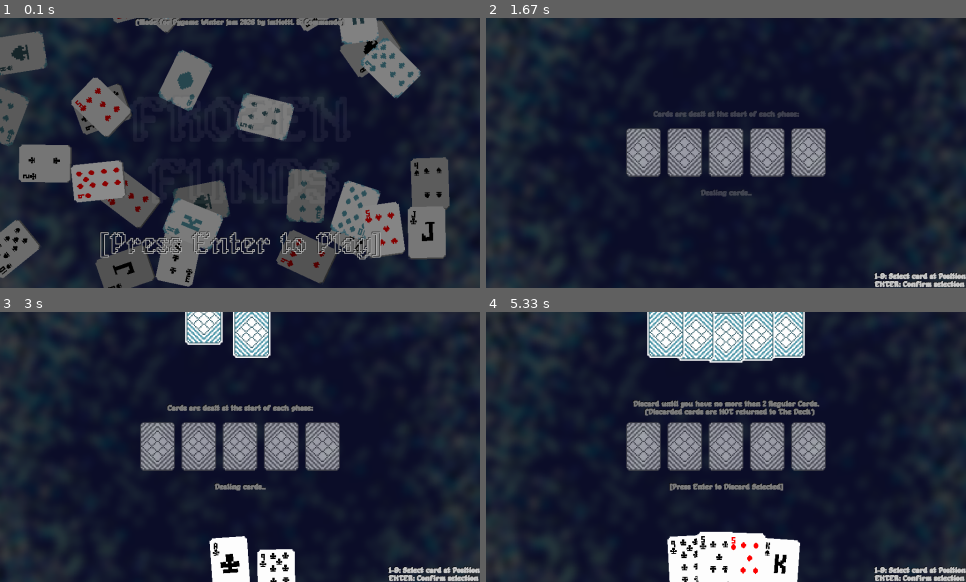
Above: before the commit, frames 1-4 (two rows, left to right).
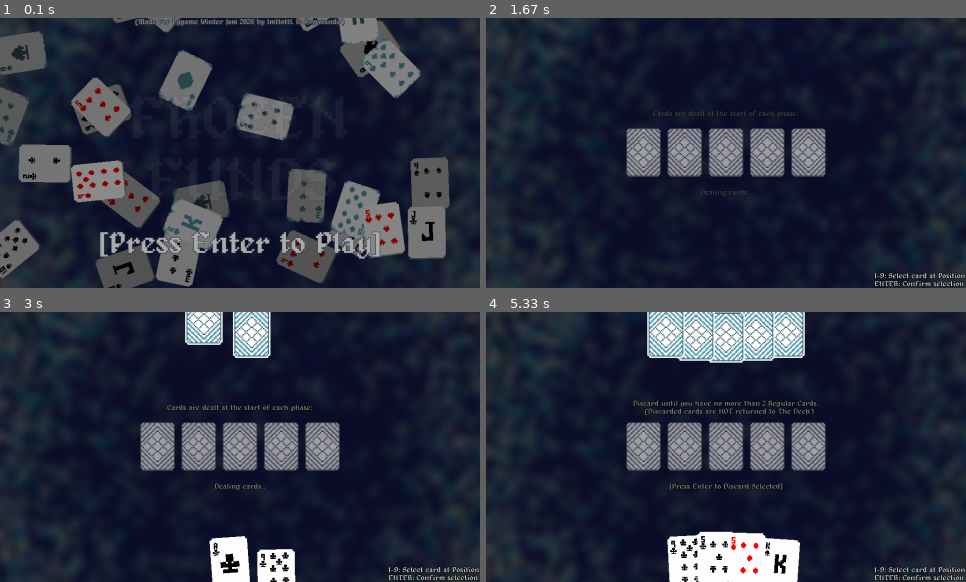
Above: after the commit, the same moments.

Repository: Lucas-Platt-Nott/pygame-winter-jam-2026
Game: pygame game, started from main.py
Two runs of this game, one before a commit and one after it. Both use one fixed random seed, a clock stepped at 60 frames per second and the inputs below.
Inputs (mouse positions are in pixels of both pictures, inside the frame that each line leads up to):
- Up to frame 1 (0.1 s): no input
- Up to frame 2 (1.67 s): tap Enter at 0.33 s; move the mouse to (798, 58) at 1.2 s
- Up to frame 3 (3 s): tap Enter at 1.67 s
- Up to frame 4 (5.33 s): tap 1 at 4.57 s; tap Enter at 4.9 s; click (654, 525) at 5.28 s

The runs differ from the first frame. In frame 1, 2.7% of the frame differs, in the area x 20-80%, y 0-90%; in frame 2, 1.0%; in frame 3, 1.2%; in frame 4, 2.0%.

Commit message:
Unfucked the text

Diff:
--- a/assets.py
+++ b/assets.py
@@ -22,9 +22,8 @@
     if old_outline != 0:
         font.outline = 0
 
+    base_text_surf = font.render(text, True, text_color)
     font.outline = outline_width
-
-    base_text_surf = font.render(text, True, text_color)
     outlined_text_surf = font.render(text, True, outline_color)
 
     outlined_text_surf.blit(base_text_surf, (outline_width, outline_width))
@@ -51,8 +50,8 @@
 
 # Load text
 Images.register_image(render_outlined(alagard_large, "FROZEN\n FUNDS", (255, 255, 255), (41, 51, 61), 4), "title")
-Images.register_image(render_outlined(alagard_small, "(Made for Pygame Winter Jam 2026 by ImNottL & Commando)", (125, 125, 125), (1, 1, 1), 1), "credits")
-Images.register_image(render_outlined(alagard, "[Press Enter to Play]", (175, 175, 175), (1, 1, 1), 1), "title_prompt")
+Images.register_image(render_outlined(alagard_small, "(Made for Pygame Winter Jam 2026 by ImNottL & Commando)", (125, 125, 125), (41, 51, 61), 1), "credits")
+Images.register_image(render_outlined(alagard, "[Press Enter to Play]", (175, 175, 175), (41, 51, 61), 1), "title_prompt")
 
 # Draw prompts
 Images.register_image(render_outlined(alagard_small, "Cards are dealt at the start of each phase:", (125, 125, 125), (1, 1, 1), 1), "DRAWING_top")
